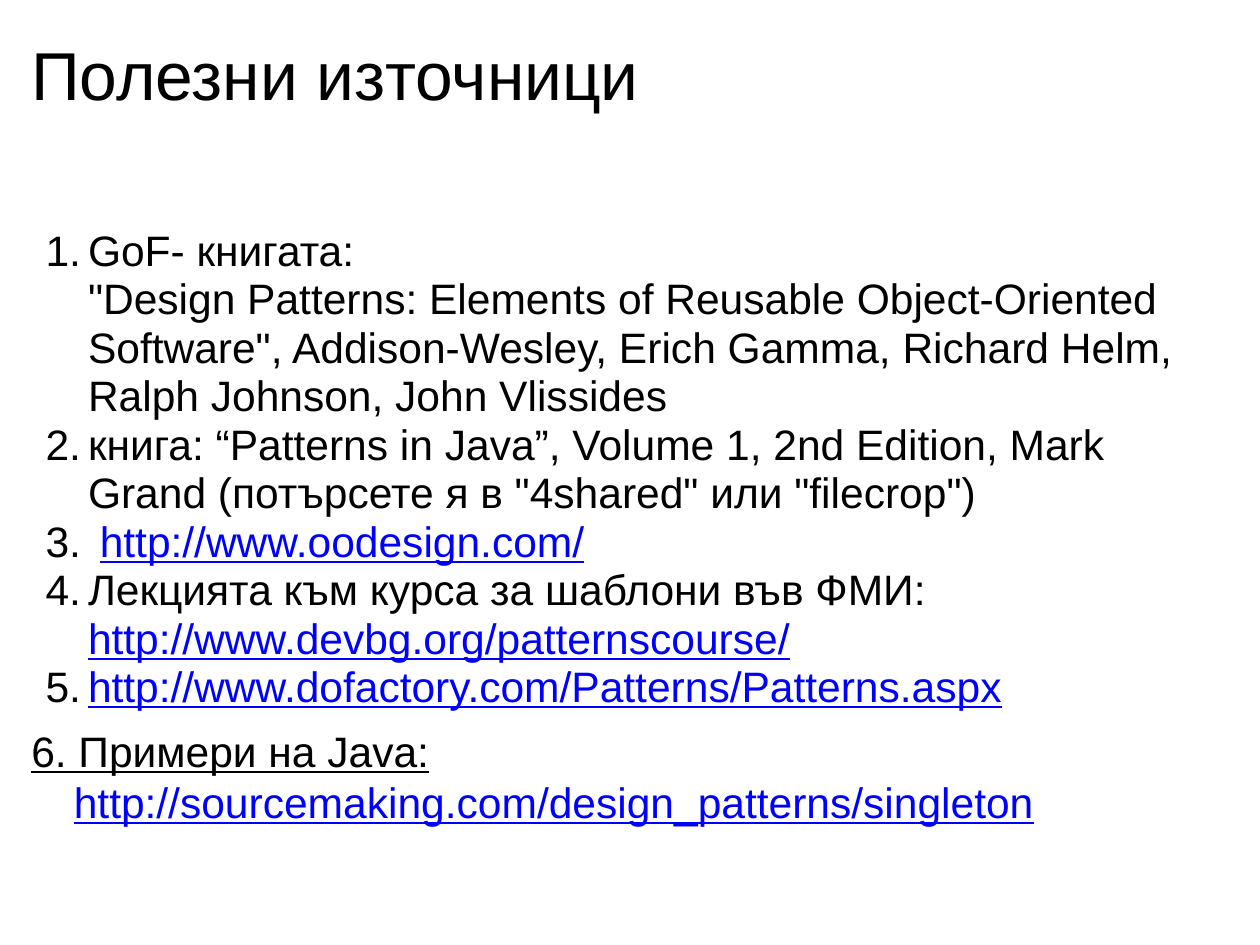
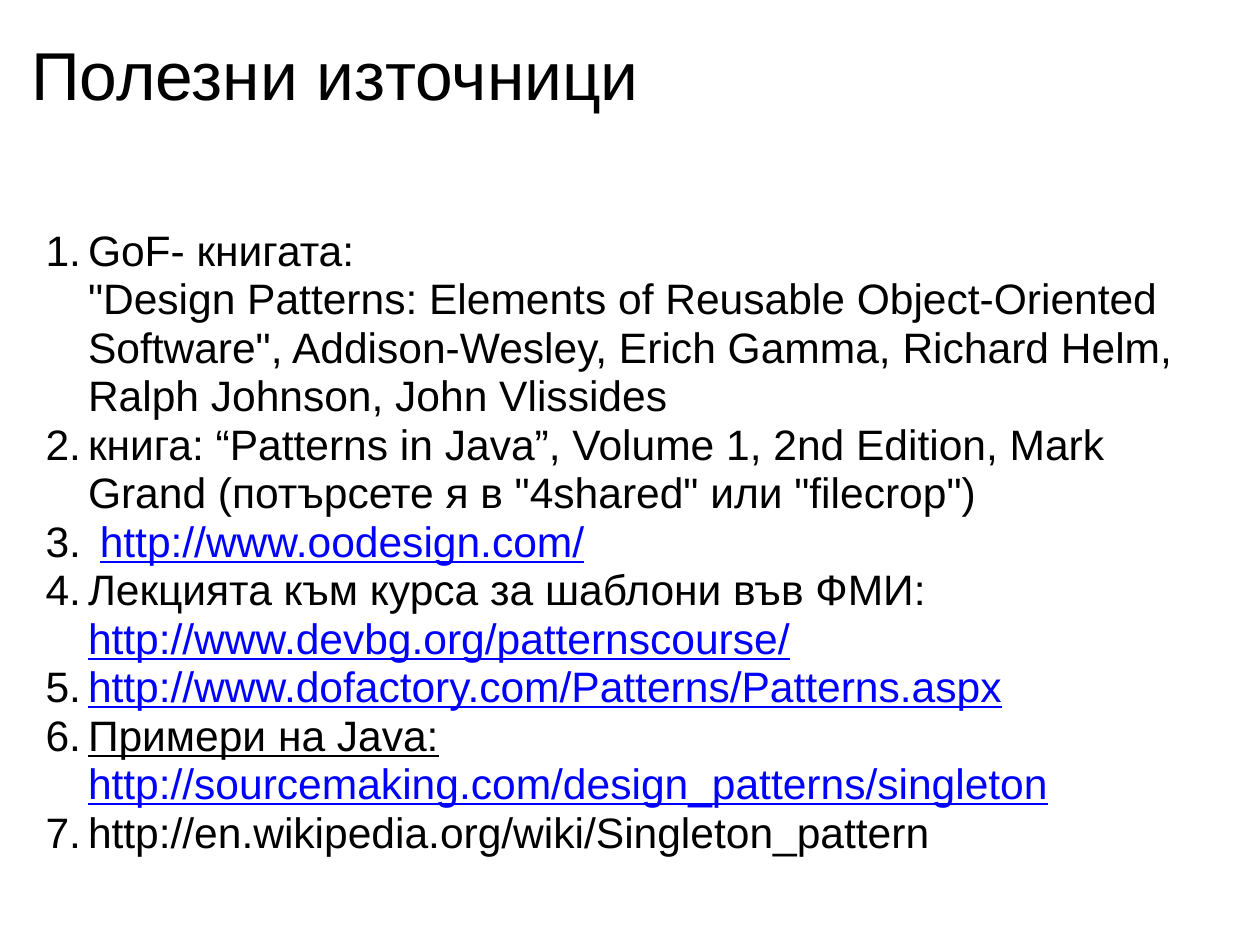
Before and after one commit to uamartins/design-patterns-book, a slide deck: slide 9 of resources/Chapter-10-Singleton/Chapter_10_Singleton_Presentation.ppt. Drawn at 1260x945 pixels with LibreOffice and Linux fonts; fonts in the diff are those of the drawing. Boxes give left, top, right and bottom in pixels: in the first picture for what was removed or moved away, otherwise in the second. Text is boxed around its words. In the diff, an @@ line names an element or a change of style, - is before the commit and + after.

```diff
--- a/resources/Chapter-10-Singleton/Chapter_10_Singleton_Presentation.ppt
+++ b/resources/Chapter-10-Singleton/Chapter_10_Singleton_Presentation.ppt
@@ text at (x1=88, y1=721, x2=1048, y2=856): text changed; text colour #0000FF to #000000 @@
-6. Примери на Java:
-http://sourcemaking.com/design_patterns/singleton
+  6. Примери на Java:
+     http://sourcemaking.com/design_patterns/singleton
+  7. http://en.wikipedia.org/wiki/Singleton_pattern
```
Also in this commit, not shown: 2 other slides changed, 1 other file.
